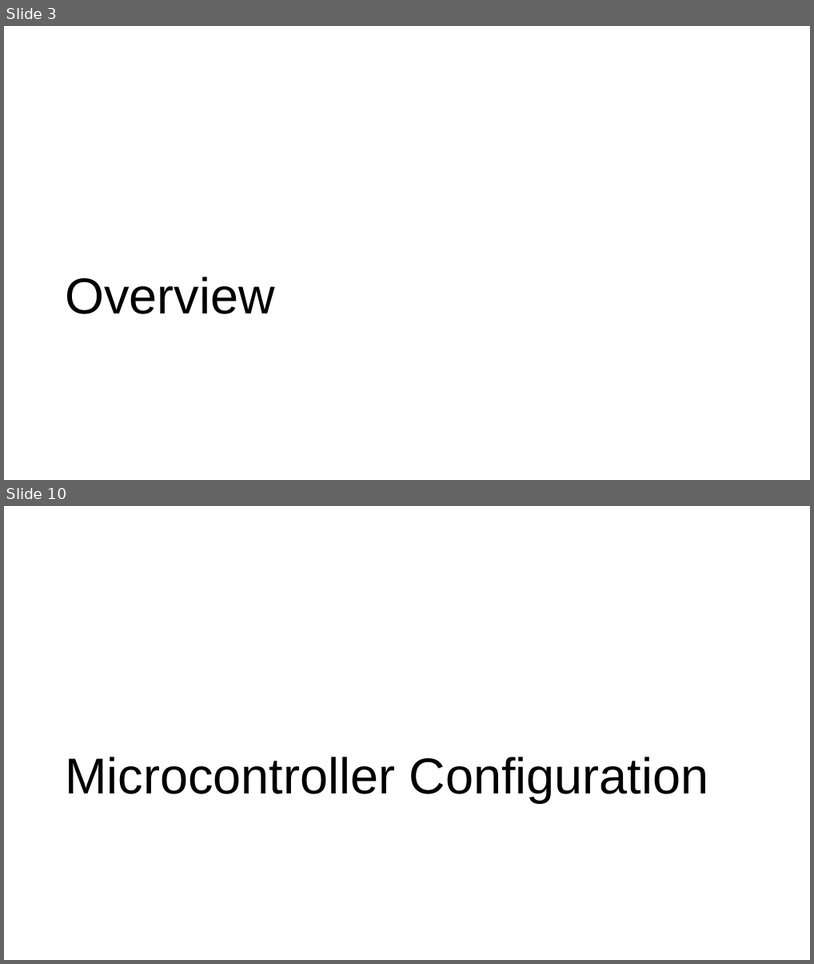
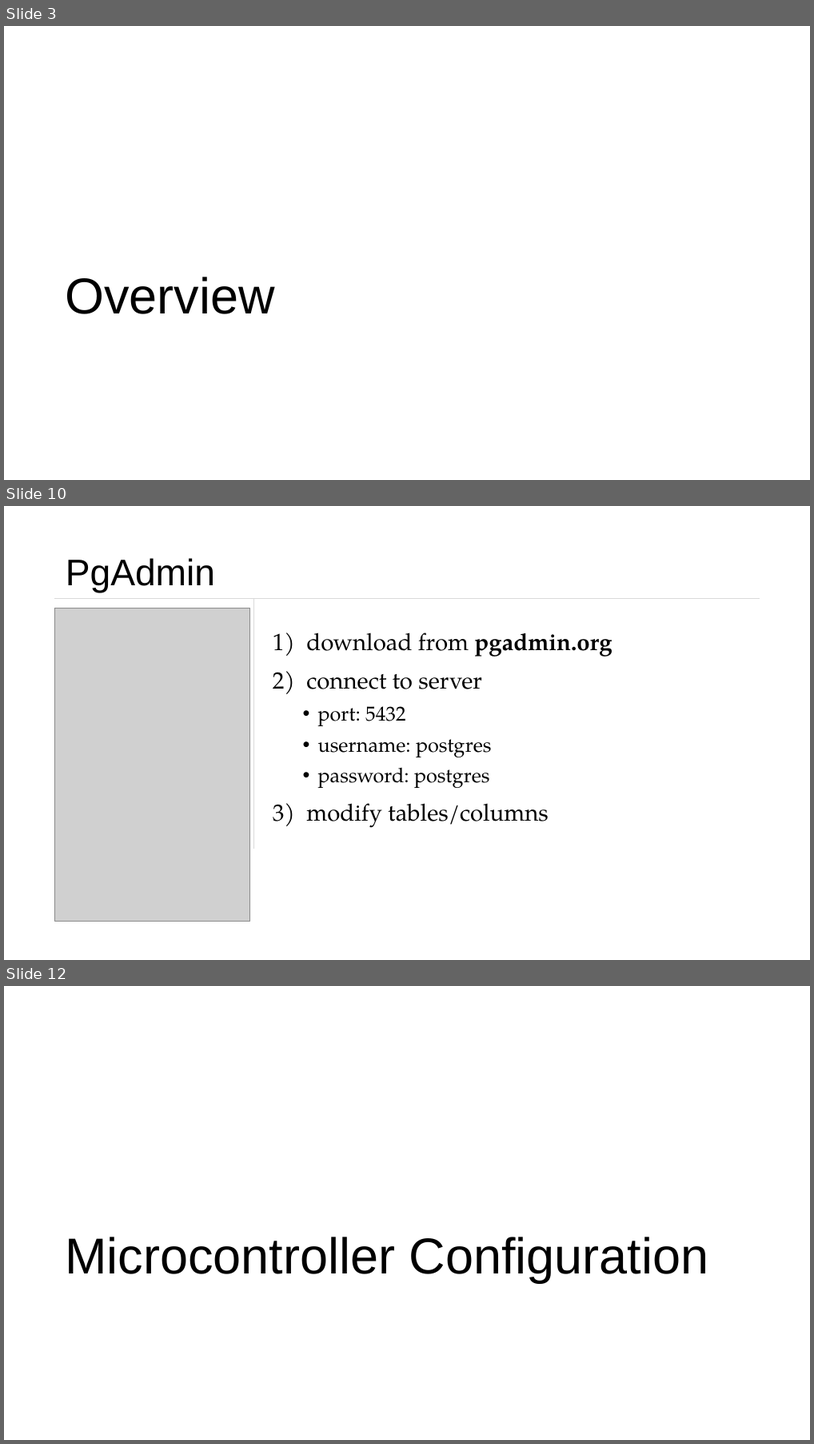
Before and after one commit to Vladnet47/Weather-Station, a slide deck: Presentation.pptx. Shown one above the other, each under a label of ours: slides 3 and 10 before the commit, slides 3, 10 and 12 after it; the slides between them are not shown. The pictures are 814x964 and 814x1444 pixels, drawn with LibreOffice and Linux fonts; fonts in the diff are those of the drawing; grey boxes stand for pictures. Boxes give left, top, right and bottom in pixels: in the first picture for what was removed or moved away, otherwise in the second. Text is boxed around its words. In the diff, an @@ line names an element or a change of style, - is before the commit and + after.

```diff
--- a/Presentation.pptx
+++ b/Presentation.pptx
@@ slide 10 added at (x1=4, y1=506, x2=810, y2=960), background #FFFFFF @@
@@ title added at (x1=66, y1=558, x2=215, y2=593), 44 pt, text #000000 @@
+PgAdmin
@@ line added from (54, 599) to (760, 599), #D9D9D9 0.5 pt @@
@@ line added from (254, 599) to (254, 848), #D9D9D9 0.5 pt @@
@@ picture added at (x1=54, y1=608, x2=250, y2=920) @@
@@ text added at (x1=306, y1=632, x2=612, y2=828), 28 pt, text #000000 @@
+1) download from pgadmin.org
+2) connect to server
+  • port: 5432
+  • username: postgres
+  • password: postgres
+3) modify tables/columns
@@ what was slide 10 is now slide 12 @@
```
Also in this commit, not shown: 6 slides changed, 1 other slide added, 2 other files.
